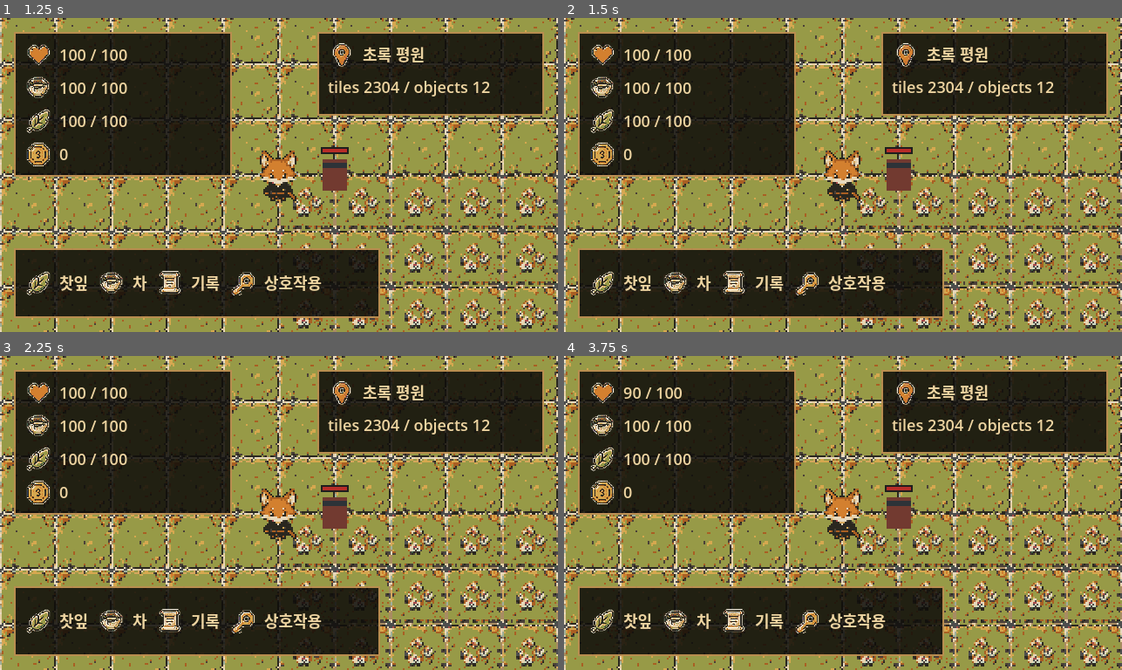
Above: before the commit, frames 1-4 (two rows, left to right).
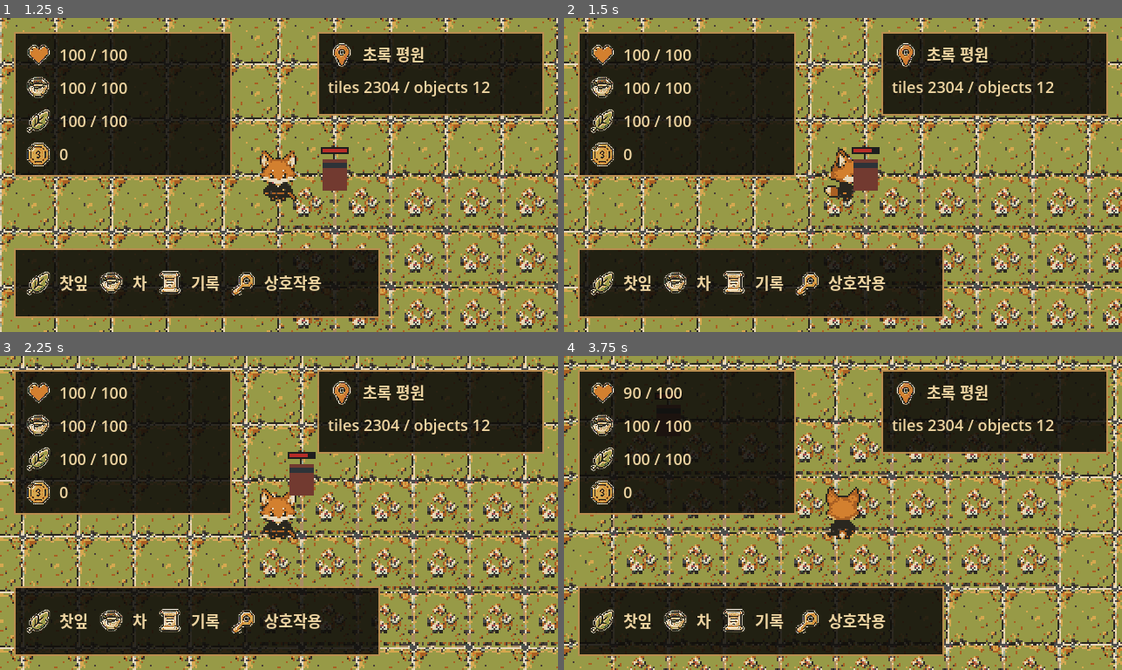
Above: after the commit, the same moments.

Repository: FLYLIKEB/samurai-tea-fox
Game: Godot game, scene res://scenes/ui/start_screen.tscn
Two runs of this game, one before a commit and one after it. Both use one fixed random seed, a clock stepped at 60 frames per second and the inputs below.
Inputs:
- Up to frame 1 (1.25 s): click "시작하기" at 0.5 s
- Up to frame 2 (1.5 s): tap Enter (ui_accept) at 1.25 s; hold D (move_right) from 1.28 s (still down); tap J (attack) at 1.35 s
- Up to frame 3 (2.25 s): tap Enter (ui_accept) at 1.52, 2 s; release D (move_right) at 2.03 s; hold S (move_down) from 2.03 s (still down); tap U (cast_ability) at 2.1 s
- Up to frame 4 (3.75 s): tap Enter (ui_accept) at 2.27 s; release S (move_down) at 2.78 s; hold D (move_right) 2.78-3.53 s; tap K (dodge) at 2.85 s; hold W (move_up) from 3.53 s (still down); tap L (drink_tea) at 3.6 s

Frame 1 is identical in both runs. In frame 2, 27% of the frame differs, in the area x 0-100%, y 0-100%; in frame 3, 30%; in frame 4, 32%.
Error before the commit: Parse Error: Could not preload resource script "res://src/save/save_codec.gd". (res://src/save/save_store.gd:4)

Commit message:
omx(team): auto-checkpoint worker-2 [2]

Diff:
--- a/src/meta/run_end_processor.gd
+++ b/src/meta/run_end_processor.gd
@@ -45,11 +45,7 @@
 		var definition_id := String(definition.get("id", ""))
 		if next_meta.unlocked_meta_flags.has(definition_id):
 			continue
-		var condition_shape := _definition_condition(definition)
-		if not condition_shape.ok:
-			condition_shape["definition_id"] = definition_id
-			return condition_shape
-		var condition: Dictionary = condition_shape.condition
+		var condition := _definition_condition(definition)
 		var condition_result := _condition_passes(condition, next_meta, events)
 		if not condition_result.ok:
 			condition_result["definition_id"] = definition_id
@@ -125,15 +121,12 @@
 	return next_meta
 
 func _definition_condition(definition: Dictionary) -> Dictionary:
-	var threshold = definition.get("threshold", null)
-	if threshold == null or not _is_non_negative_integer(threshold):
-		return _failure("invalid_condition_threshold", "Meta unlock condition threshold must be a non-negative integer.")
-	return {"ok": true, "condition": {
+	return {
 		"type": String(definition.get("condition_event", definition.get("condition_kind", definition.get("condition_type", "")))),
 		"target": String(definition.get("condition_target", "")),
 		"operator": String(definition.get("condition_operator", "equals")),
-		"threshold": int(threshold)
-	}}
+		"threshold": int(definition.get("threshold", 1))
+	}
 
 func _definition_reward(definition: Dictionary) -> Dictionary:
 	return {
@@ -219,10 +212,7 @@
 		var definition_id := String(definition.get("id", ""))
 		if definition_id.is_empty():
 			return _failure("missing_definition_id", "Meta unlock definition is missing id.")
-		var condition_result := _definition_condition(definition)
-		if not condition_result.ok:
-			return condition_result
-		var condition: Dictionary = condition_result.condition
+		var condition := _definition_condition(definition)
 		if String(condition.type) == CONDITION_CUMULATIVE_EVENT_COUNT_AT_LEAST:
 			var target := _counter_key(String(condition.target))
 			if not target.is_empty():
@@ -284,8 +274,8 @@
 				return result
 	for field in ["current_biome_id", "death_record_id"]:
 		if run_summary.has(field):
-			var value := String(run_summary.get(field, ""))
-			if not value.is_empty() and not _is_stable_id(value):
+			var value = run_summary.get(field, "")
+			if typeof(value) != TYPE_STRING or (not value.is_empty() and not _is_stable_id(value)):
 				return _failure("invalid_run_summary_stable_id", "Run summary field '%s' must be a stable id." % field)
 	return {"ok": true}
 
@@ -297,13 +287,6 @@
 			return _failure("invalid_run_summary_stable_id", "Run summary field '%s' contains a malformed stable id." % field)
 	return {"ok": true}
 
-func _is_non_negative_integer(value) -> bool:
-	if typeof(value) == TYPE_INT:
-		return int(value) >= 0
-	if typeof(value) == TYPE_FLOAT:
-		return is_equal_approx(float(value), floor(float(value))) and int(value) >= 0
-	return false
-
 func _is_stable_id(value: String) -> bool:
 	if value.is_empty():
 		return false
@@ -328,11 +311,6 @@
 		return
 	_append_unique(values, value)
 
-func _is_stable_id(value: String) -> bool:
-	var pattern := RegEx.new()
-	pattern.compile("^[a-z][a-z0-9_]*$")
-	return pattern.search(value) != null
-
 func _array_value(value) -> Array:
 	if typeof(value) != TYPE_ARRAY:
 		return []
--- a/src/narrative/narrative_condition_resolver.gd
+++ b/src/narrative/narrative_condition_resolver.gd
@@ -27,10 +27,6 @@
 	var condition_type := String(condition.get("type", ""))
 	if condition_type.is_empty() or condition_type == "always":
 		return {"ok": true, "passed": true}
-	if META_CONDITION_TYPES.has(condition_type):
-		var shape := _validate_meta_condition_shape(condition_type, condition)
-		if not shape.ok:
-			return shape
 	if META_CONDITION_TYPES.has(condition_type):
 		var validation := _validate_meta_condition(condition_type, condition)
 		if not validation.ok:
@@ -75,16 +71,6 @@
 		return false
 	return values.has(id)
 
-func _validate_meta_condition_shape(condition_type: String, condition: Dictionary) -> Dictionary:
-	if condition_type == META_RUN_COUNT_AT_LEAST:
-		if not condition.has("value") or not _is_non_negative_integer(condition.value):
-			return _failure("invalid_meta_condition_value", "Meta run-count condition requires a non-negative integer value.")
-		return {"ok": true}
-	if [META_FLAG, META_NOT_FLAG, META_PAST_CHOICE, META_REACHED_PLACE, META_DEATH_RECORD].has(condition_type):
-		if not condition.has("id") or typeof(condition.id) != TYPE_STRING or not _is_stable_id(String(condition.id)):
-			return _failure("invalid_meta_condition_id", "Meta condition '%s' requires a stable id." % condition_type)
-	return {"ok": true}
-
 func _inventory_has_item(inventory, item_id: String) -> bool:
 	if item_id.is_empty():
 		return false
--- a/src/save/save_codec.gd
+++ b/src/save/save_codec.gd
@@ -204,27 +204,8 @@
 			return {"ok": true, "snapshot": snapshot.duplicate(true)}
 	return _failure("Cannot encode malformed %s state." % kind)
 
-static func _validate_meta_stable_id_arrays(payload: Dictionary) -> Dictionary:
-	for field in ["past_choice_ids", "reached_place_ids", "death_record_ids"]:
-		if not payload.has(field):
-			continue
-		var values = payload[field]
-		if typeof(values) != TYPE_ARRAY:
-			return _failure("Malformed meta field '%s'." % field)
-		for value in values:
-			if typeof(value) != TYPE_STRING or not _is_stable_id(String(value)):
-				return _failure("Malformed meta stable id in field '%s'." % field)
-	return {"ok": true}
-
 static func _failure(message: String) -> Dictionary:
 	return {"ok": false, "error": message}
-
-static func _is_stable_id(value: String) -> bool:
-	if value.is_empty():
-		return false
-	var id_pattern := RegEx.new()
-	id_pattern.compile("^[a-z][a-z0-9_]*$")
-	return id_pattern.search(value) != null
 
 static func _is_integer_value(value) -> bool:
 	if typeof(value) == TYPE_INT:
--- a/tests/unit/test_meta_unlock_processor.gd
+++ b/tests/unit/test_meta_unlock_processor.gd
@@ -229,7 +229,8 @@
 	asserts.equal(int(second.run_count), 2, "query input accumulation preserves run count behavior")
 
 func _assert_malformed_previous_run_ids_are_not_persisted(asserts) -> void:
-	var result := RunEndProcessor.new().apply_run_end(_empty_meta(), {
+	var initial_meta := _empty_meta()
+	var result := RunEndProcessor.new().apply_run_end(initial_meta, {
 		"past_choice_ids": ["valid_choice", "", "Display Name", 42],
 		"choice_history": ["another_choice", null],
 		"reached_place_ids": ["valid_place", "mountain-region"],
@@ -238,9 +239,9 @@
 		"death_record_ids": ["valid_death", "죽음"],
 		"death_record_id": "Invalid Death"
 	})
-	asserts.equal(result.past_choice_ids, ["valid_choice", "another_choice"], "run end persists only stable past-choice IDs")
-	asserts.equal(result.reached_place_ids, ["valid_place", "another_place"], "run end persists only stable reached-place IDs")
-	asserts.equal(result.death_record_ids, ["valid_death"], "run end persists only stable death-record IDs")
+	asserts.false_value(result.ok, "run end rejects malformed previous-run stable IDs")
+	asserts.equal(result.reason, "invalid_run_summary_stable_id", "malformed run-summary ID returns a stable reason")
+	asserts.equal(initial_meta, _empty_meta(), "rejected run summary does not mutate or persist into meta state")
 
 func _empty_meta() -> Dictionary:
 	return {
